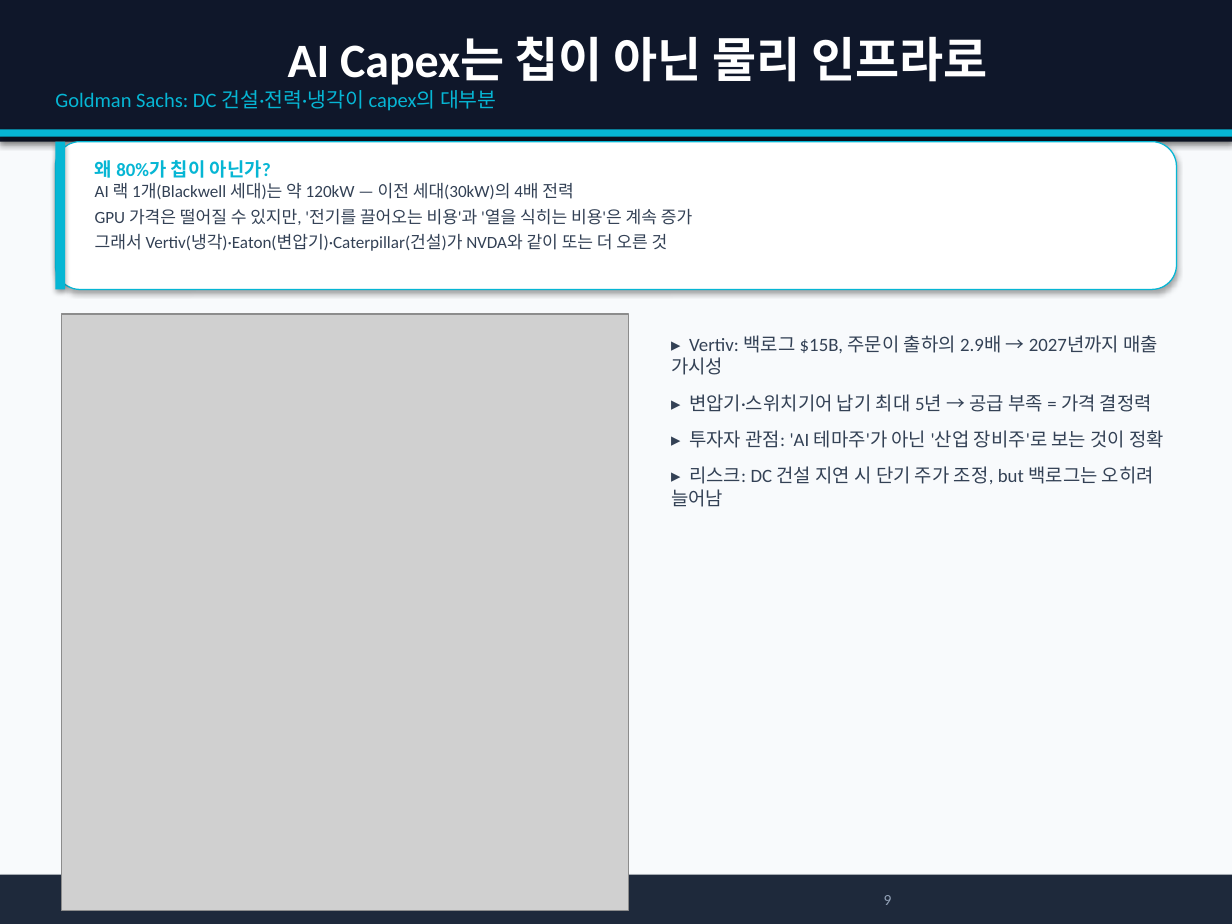
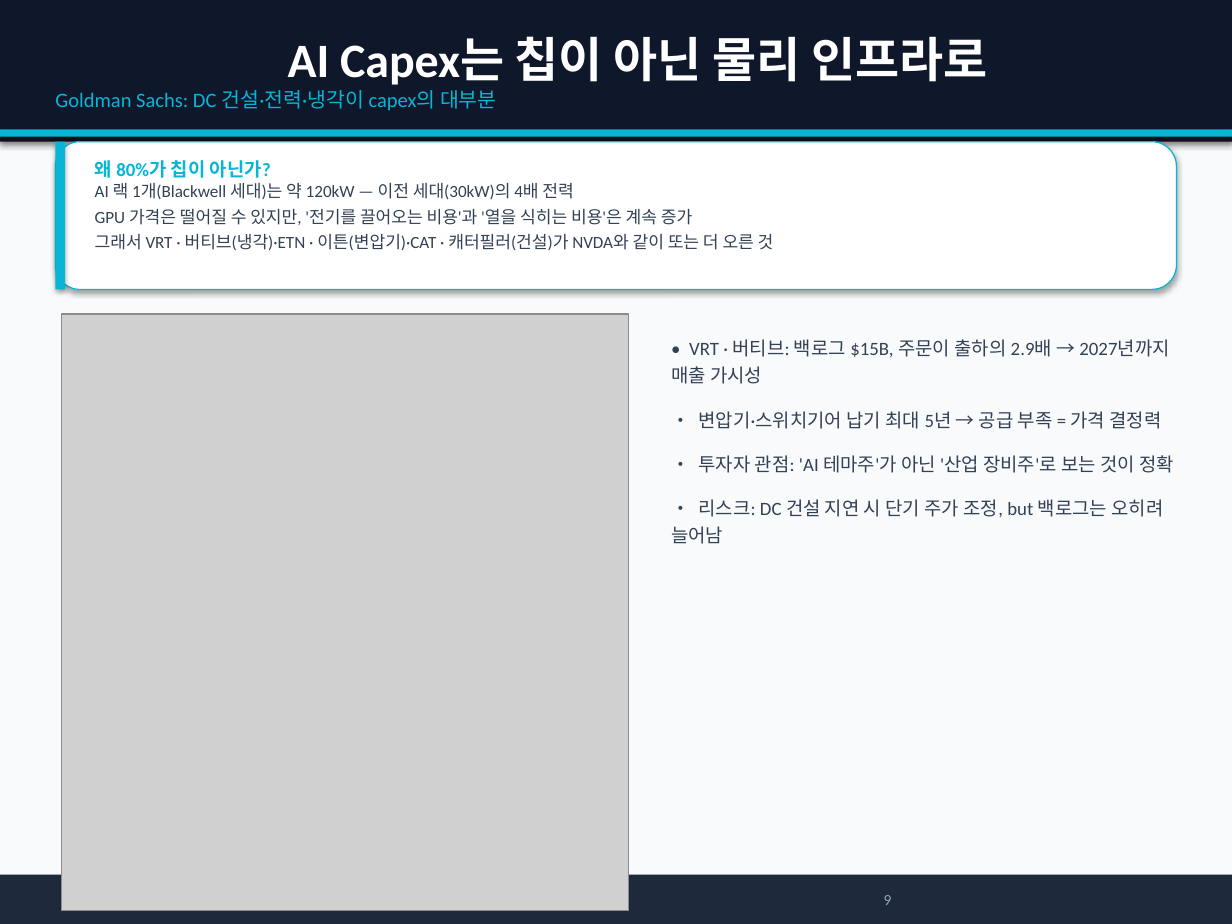
Before and after one commit to yskkkk/Stock, a slide deck: slide 9 of reports/megatrend-investment-report-2026.pptx. Drawn at 1232x924 pixels with LibreOffice and Linux fonts; fonts in the diff are those of the drawing; grey boxes stand for pictures. Boxes give left, top, right and bottom in pixels: in the first picture for what was removed or moved away, otherwise in the second. Text is boxed around its words. In the diff, an @@ line names an element or a change of style, - is before the commit and + after.

```diff
--- a/reports/megatrend-investment-report-2026.pptx
+++ b/reports/megatrend-investment-report-2026.pptx
@@ text at (x1=95, y1=234, x2=774, y2=250): text changed @@
-그래서 Vertiv(냉각)·Eaton(변압기)·Caterpillar(건설)가 NVDA와 같이 또는 더 오른 것
+그래서 VRT · 버티브(냉각)·ETN · 이튼(변압기)·CAT · 캐터필러(건설)가 NVDA와 같이 또는 더 오른 것
@@ text at (x1=671, y1=339, x2=1174, y2=544): text changed @@
-▸ Vertiv: 백로그 $15B, 주문이 출하의 2.9배 → 2027년까지 매출 가시성
-▸ 변압기·스위치기어 납기 최대 5년 → 공급 부족 = 가격 결정력
-▸ 투자자 관점: 'AI 테마주'가 아닌 '산업 장비주'로 보는 것이 정확
-▸ 리스크: DC 건설 지연 시 단기 주가 조정, but 백로그는 오히려 늘어남
+• VRT · 버티브: 백로그 $15B, 주문이 출하의 2.9배 → 2027년까지 매출 가시성
+• 변압기·스위치기어 납기 최대 5년 → 공급 부족 = 가격 결정력
+• 투자자 관점: 'AI 테마주'가 아닌 '산업 장비주'로 보는 것이 정확
+• 리스크: DC 건설 지연 시 단기 주가 조정, but 백로그는 오히려 늘어남
```
Also in this commit, not shown: 30 other slides changed, 1 other file.
